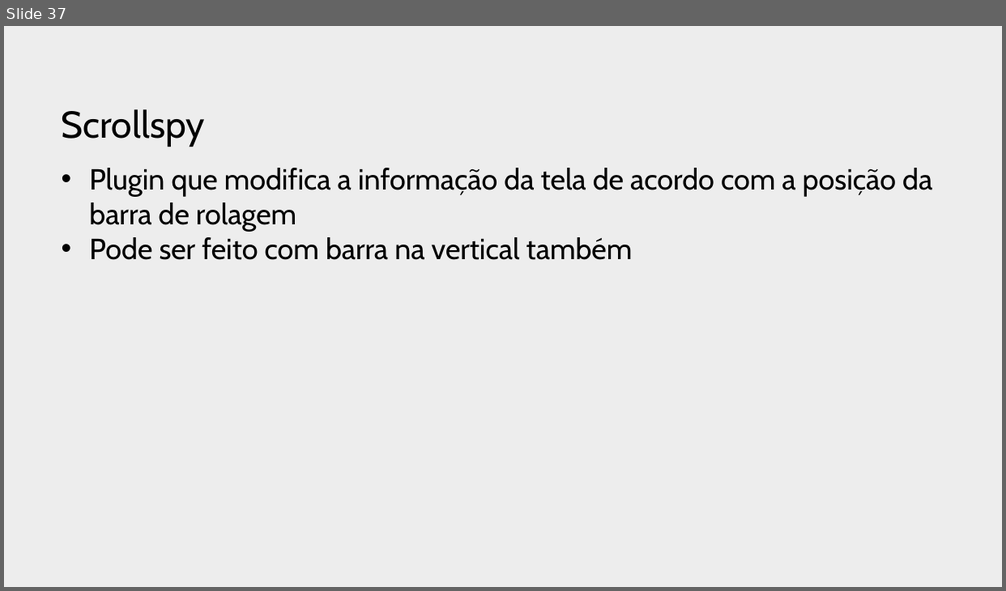
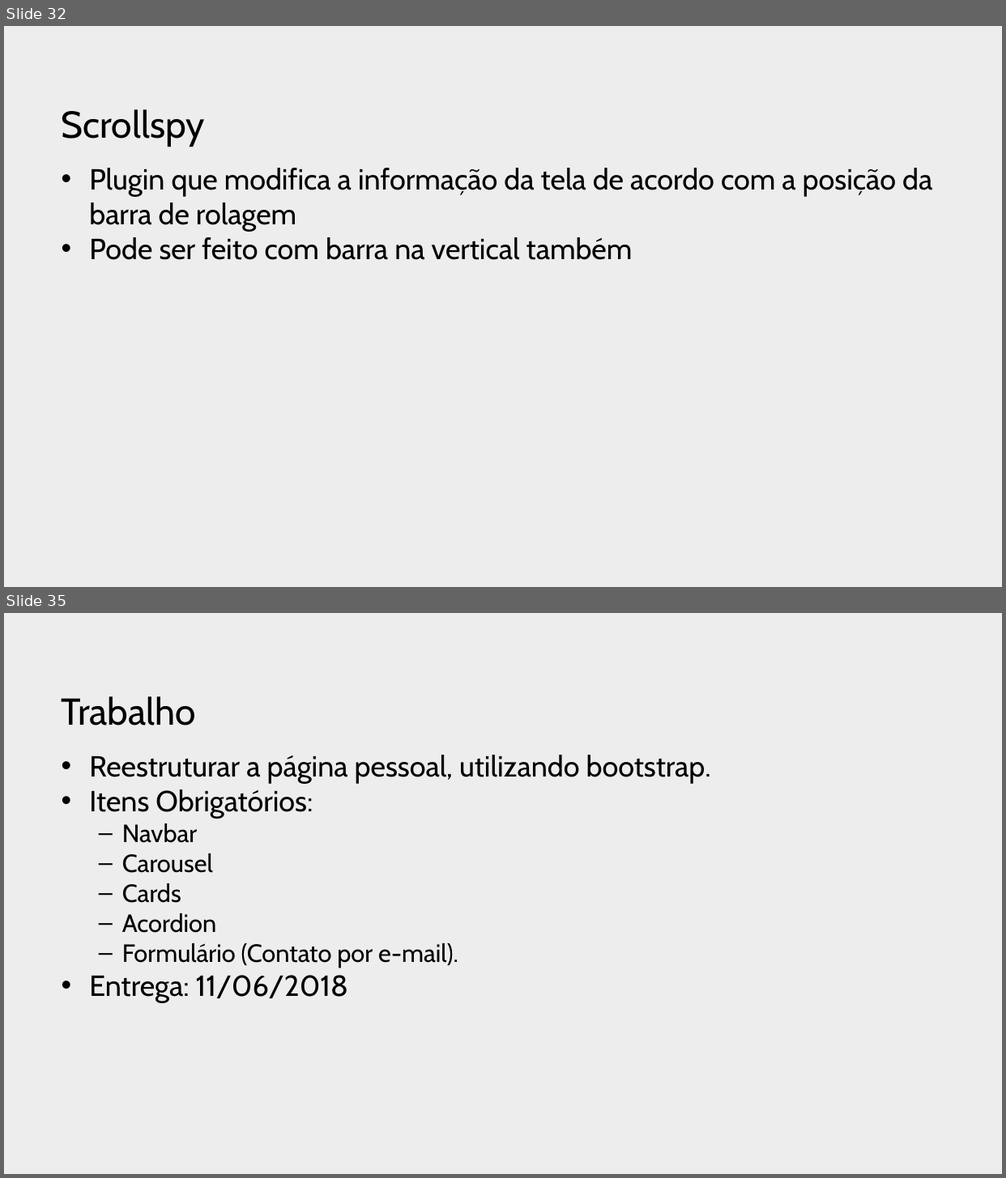
Before and after one commit to profJulioMomente/LTP2_3SI, a slide deck: 2018/2018.05.08-TheFoundations-BootStrap.pptx. Shown one above the other, each under a label of ours: slide 37 before the commit, slides 32 and 35 after it; the slides between them are not shown. The pictures are 1006x591 and 1006x1178 pixels, drawn with LibreOffice and Linux fonts; fonts in the diff are those of the drawing; background and template pictures are left out. Boxes give left, top, right and bottom in pixels: in the first picture for what was removed or moved away, otherwise in the second. Text is boxed around its words. In the diff, an @@ line names an element or a change of style, - is before the commit and + after.

```diff
--- a/2018/2018.05.08-TheFoundations-BootStrap.pptx
+++ b/2018/2018.05.08-TheFoundations-BootStrap.pptx
@@ slide 35 added at (4,613,1002,1174), background picture (left out) @@
@@ title added at (62,696,196,726), 36 pt, text #000000 @@
+Trabalho
@@ text added at (89,755,711,1003), 28 pt, text #000000 @@
+• Reestruturar a página pessoal, utilizando bootstrap.
+• Itens Obrigatórios:
+  – Navbar
+  – Carousel
+  – Cards
+  – Acordion
+  – Formulário (Contato por e-mail).
+• Entrega: 11/06/2018
@@ what was slide 37 is now slide 32 @@
```
Also in this commit, not shown: 2 slides changed, 2 other slides added, 6 slides removed, 3 other files.
